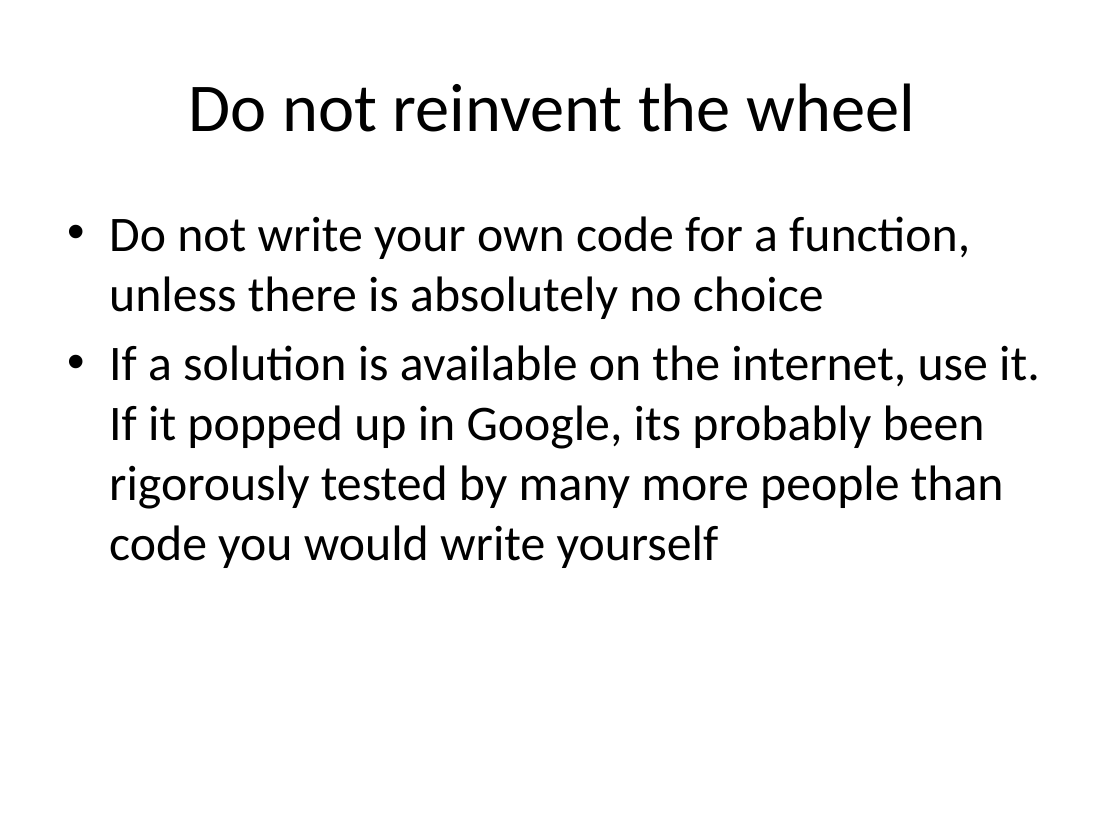
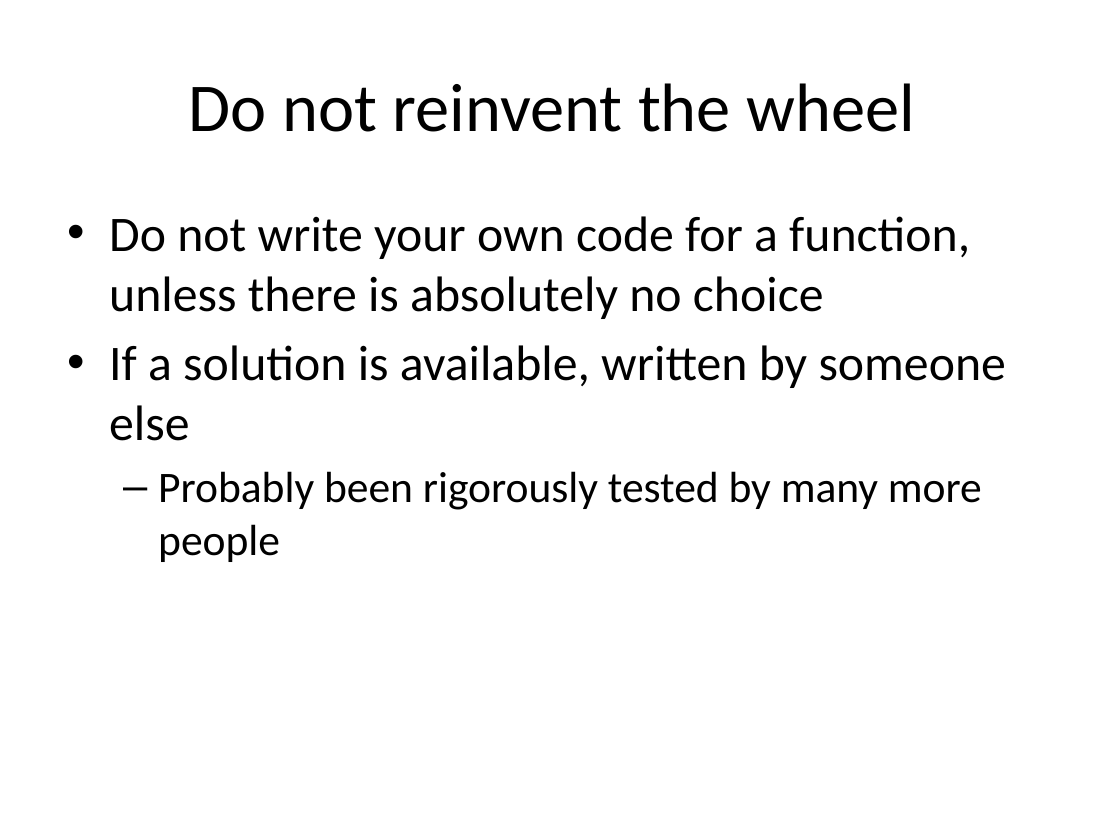
Before and after one commit to lkloh/USArray, a slide deck: slide 26 of BasicsOfCoding/BasicsOfCoding.pptx (slide 27 before the commit). Drawn at 1120x840 pixels with LibreOffice and Linux fonts; fonts in the diff are those of the drawing. Boxes give left, top, right and bottom in pixels: in the first picture for what was removed or moved away, otherwise in the second. Text is boxed around its words. In the diff, an @@ line names an element or a change of style, - is before the commit and + after.

```diff
--- a/BasicsOfCoding/BasicsOfCoding.pptx
+++ b/BasicsOfCoding/BasicsOfCoding.pptx
@@ text at bbox=[109, 345, 1006, 562]: text changed; size 32 to 28 pt @@
-• If a solution is available on the internet, use it. If it popped up in Google, its probably been rigorously tested by many more people than code you would write yourself
+• If a solution is available, written by someone else
+  – Probably been rigorously tested by many more people
```
Also in this commit, not shown: 7 other slides changed, 2 slides added, 3 slides removed, 1 other file.
